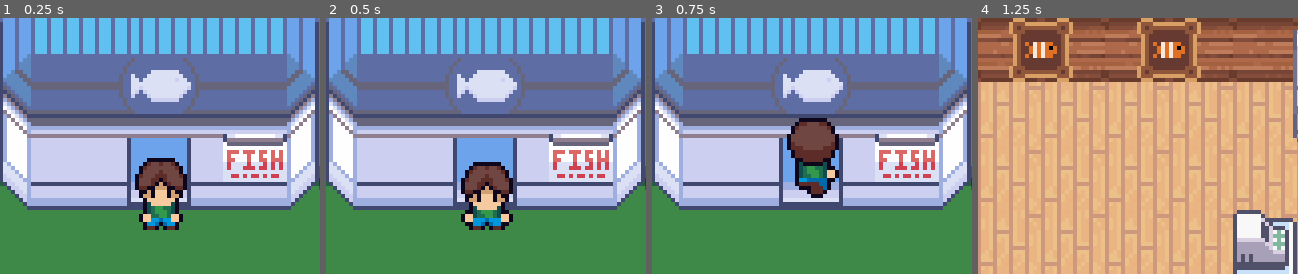
Above: before the commit, frames 1-4 (left to right).
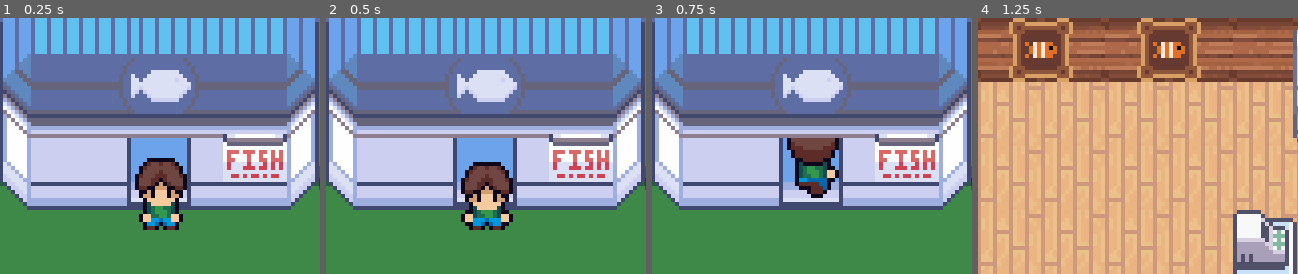
Above: after the commit, the same moments.

Repository: ColinVanderMeer/UntitledFishingGameGodot
Game: Godot game, scene res://shopIsland.tscn
Two runs of this game, one before a commit and one after it. Both use one fixed random seed, a clock stepped at 60 frames per second and the inputs below. This scene is started directly instead of the project's main scene.
Inputs:
- Up to frame 1 (0.25 s): no input
- Up to frame 2 (0.5 s): no input
- Up to frame 3 (0.75 s): tap Enter (MenuButton) at 0.5 s; hold Up (ui_up) from 0.53 s (still down); tap E (interact) at 0.6 s
- Up to frame 4 (1.25 s): keep holding Up (ui_up)
The pictures show only the part of the screen within x 40-90%, y 0-50%; the shares and areas given below are measured in that part.

Frames 1-2 are identical in both runs. In frame 3, 1.0% of the frame differs, in the area x 42-59%, y 39-47%; in frame 4, nothing differs.

Commit message:
Make shop overlay over player

Diff:
--- a/shopIsland.tscn
+++ b/shopIsland.tscn
@@ -63,6 +63,13 @@
 position = Vector2(0, -19)
 texture = ExtResource("5_2rpcb")
 
+[node name="ShopOverlay" type="Sprite2D" parent="Entities"]
+z_index = 1
+position = Vector2(0, -28)
+texture = ExtResource("5_2rpcb")
+region_enabled = true
+region_rect = Rect2(0, 0, 80, 30)
+
 [node name="Player" parent="." instance=ExtResource("5_8f1rm")]
 position = Vector2(104, 43)
 
